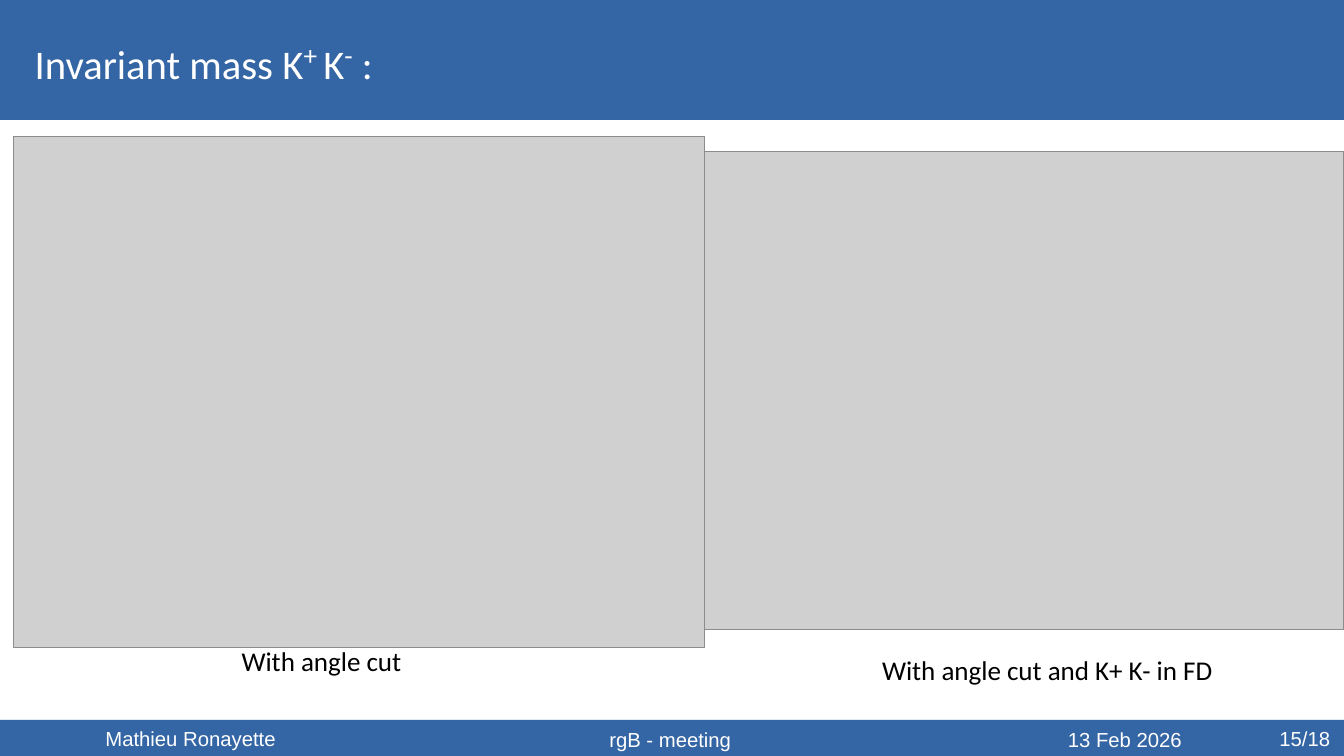
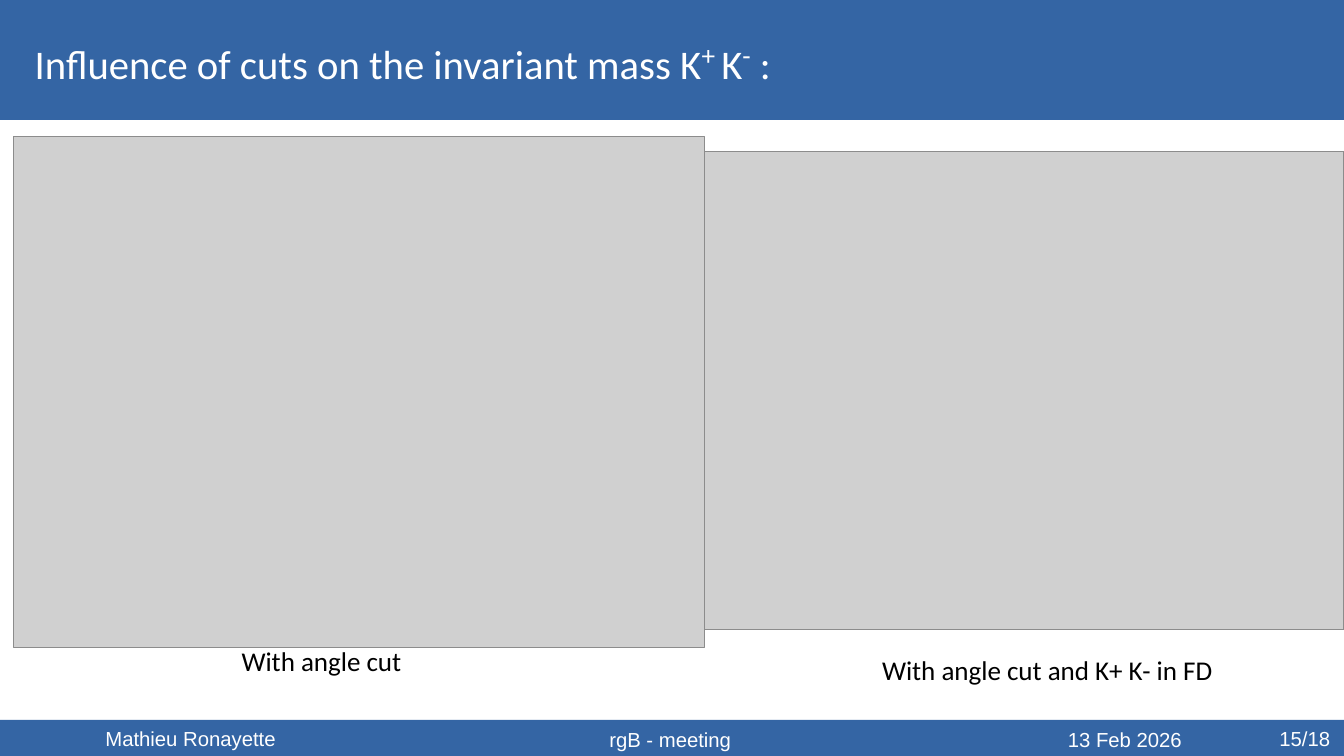
Before and after one commit to mathieuryt/phi_analysis, a slide deck: slide 24 of electroproduction/presentations/ClasMeeting_ronayette.odp (slide 16 before the commit). Drawn at 1344x756 pixels with LibreOffice and Linux fonts; fonts in the diff are those of the drawing; grey boxes stand for pictures. Boxes give left, top, right and bottom in pixels: in the first picture for what was removed or moved away, otherwise in the second. Text is boxed around its words. In the diff, an @@ line names an element or a change of style, - is before the commit and + after.

```diff
--- a/electroproduction/presentations/ClasMeeting_ronayette.odp
+++ b/electroproduction/presentations/ClasMeeting_ronayette.odp
@@ text at <box>35,50,742,80</box>: text changed @@
-Invariant mass K+ K- :
+Influence of cuts on the invariant mass K+ K- :
```
Also in this commit, not shown: 15 other slides changed, 3 slides added.
